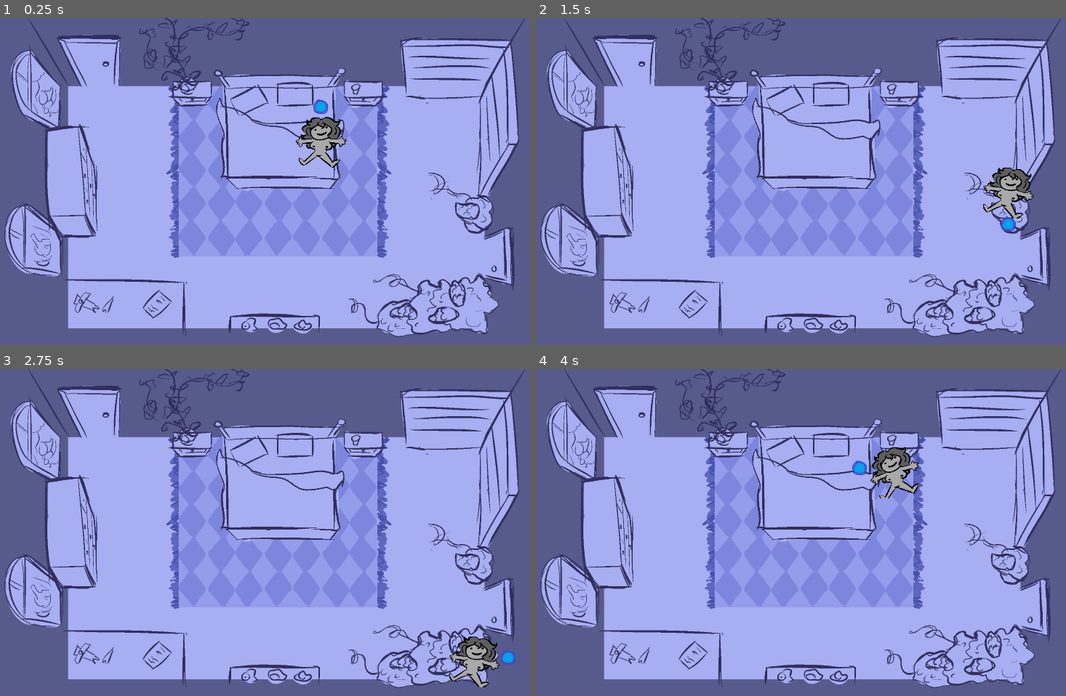
Above: before the commit, frames 1-4 (two rows, left to right).
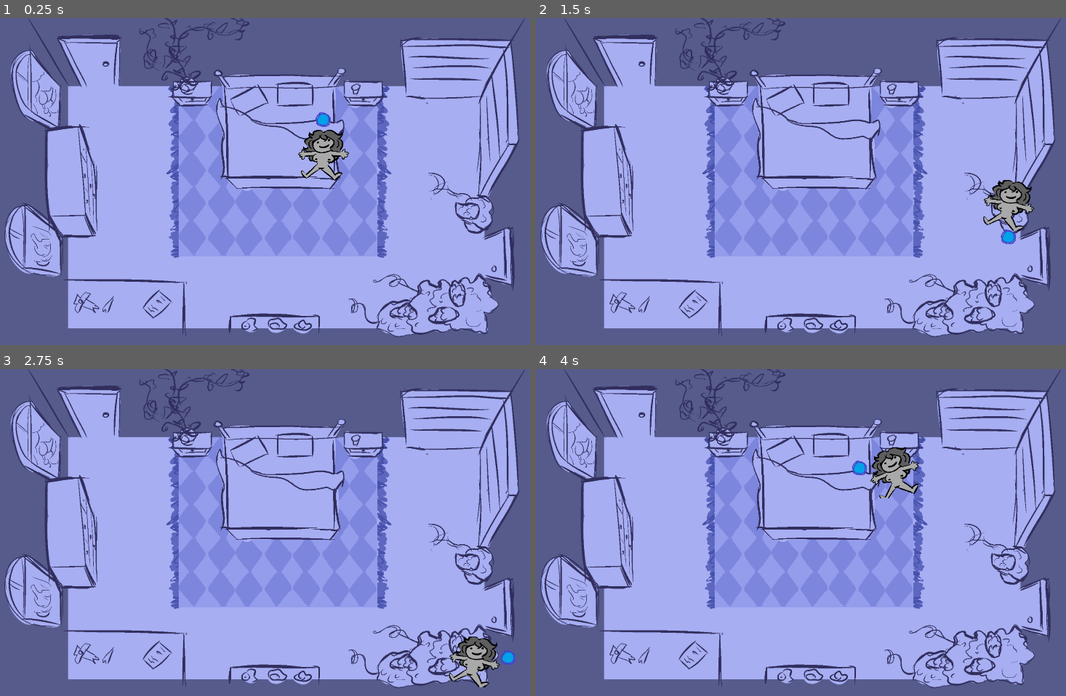
Above: after the commit, the same moments.

Repository: Jigamaree/Witchs-Orders
Game: Godot game, scene res://Scenes/Room_Bedroom.tscn
Two runs of this game, one before a commit and one after it. Both use one fixed random seed, a clock stepped at 60 frames per second and the inputs below.
Inputs:
- Up to frame 1 (0.25 s): no input
- Up to frame 2 (1.5 s): tap Enter (ui_accept) at 0.5, 0.77 s; hold Right (ui_right) 0.53-1.28 s; hold Down (ui_down) from 1.28 s (still down)
- Up to frame 3 (2.75 s): tap Enter (ui_accept) at 1.52 s; release Down (ui_down) at 2.03 s; hold Right (ui_right) from 2.03 s (still down)
- Up to frame 4 (4 s): release Right (ui_right) at 2.78 s; hold Up (ui_up) 2.78-3.53 s; tap Enter (ui_accept) at 3.02, 3.77 s; hold Left (ui_left) from 3.53 s (still down)

The runs differ from the first frame. In frame 1, 1.2% of the frame differs, in the area x 55-66%, y 24-50%; in frame 2, 1.2%, in the area x 84-95%, y 45-70%; in frame 3, less than 0.1%; in frame 4, less than 0.1%.

Commit message:
Checkpointing; gonna re-do bc im going insane lmao

Diff:
--- a/Scenes/Room_Bathroom.tscn
+++ b/Scenes/Room_Bathroom.tscn
@@ -8,17 +8,10 @@
 [sub_resource type="RectangleShape2D" id="RectangleShape2D_j1rt5"]
 size = Vector2(168, 168)
 
-[node name="RoomBathroom" type="Control" unique_id=742149808]
-layout_mode = 3
-anchors_preset = 15
-anchor_right = 1.0
-anchor_bottom = 1.0
-grow_horizontal = 2
-grow_vertical = 2
+[node name="RoomBathroom" type="Node2D" unique_id=940703355]
 script = ExtResource("1_jkohm")
 
 [node name="Background" type="TextureRect" parent="." unique_id=1710820961]
-layout_mode = 0
 offset_right = 1920.0
 offset_bottom = 1080.0
 size_flags_horizontal = 3
--- a/Scenes/Room_Bedroom.tscn
+++ b/Scenes/Room_Bedroom.tscn
@@ -1,6 +1,5 @@
 [gd_scene format=3 uid="uid://828q7e0vina0"]
 
-[ext_resource type="PackedScene" uid="uid://mfyiyjn3xqfg" path="res://Scenes/PlayerCharacter.tscn" id="1_7wu3l"]
 [ext_resource type="Script" uid="uid://cdvrro7n6wp5m" path="res://Scripts/roomScript_bedroom.gd" id="1_axkeq"]
 [ext_resource type="Texture2D" uid="uid://b323e23x8pls5" path="res://Art/Backgrounds/BedroomTest.png" id="1_sec1b"]
 [ext_resource type="Script" uid="uid://ds2chr61mq80b" path="res://Scripts/interactableObject.gd" id="3_anmqx"]
@@ -20,6 +19,7 @@
 grow_horizontal = 2
 grow_vertical = 2
 script = ExtResource("1_axkeq")
+needToSpawnPlayer = true
 
 [node name="Background" type="TextureRect" parent="." unique_id=1710820961]
 layout_mode = 0
@@ -34,9 +34,6 @@
 position = Vector2(-5, -7)
 build_mode = 1
 polygon = PackedVector2Array(226, 136, 218, 1033, 1696, 1046, 1686, 135)
-
-[node name="PlayerCharacter" parent="." unique_id=725370827 instance=ExtResource("1_7wu3l")]
-position = Vector2(1025, 323)
 
 [node name="Collisions" type="Node2D" parent="." unique_id=547089238]
 
@@ -63,3 +60,6 @@
 
 [node name="MarkerFromLounge" type="Marker2D" parent="Markers" unique_id=123556197]
 position = Vector2(1608, 800)
+
+[node name="MarkerStarter" type="Marker2D" parent="Markers" unique_id=1641366938]
+position = Vector2(1033, 365)
--- a/Scripts/GlobalScripts/SceneManager.gd
+++ b/Scripts/GlobalScripts/SceneManager.gd
@@ -2,7 +2,7 @@
 
 class_name Scene_Manager
 
-var previousRoom: GlobalVariables.roomsInHouse
+var previousRoom: GlobalVariables.roomsInHouse = GlobalVariables.roomsInHouse.NULL
 
 var currentScene: Node = null
 
@@ -11,6 +11,12 @@
 
 func _ready() -> void:
 	switch_scenes(GlobalVariables.roomsInHouse.SLEEPYROOM, -1)
+
+func get_current_scene() -> void:
+	currentScene = get_tree().current_scene
+
+func get_previous_room() -> GlobalVariables.roomsInHouse:
+	return previousRoom
 
 func switch_scenes(sceneFrom: GlobalVariables.roomsInHouse, sceneTo: GlobalVariables.roomsInHouse) -> void:
 	previousRoom = sceneFrom
@@ -33,14 +39,4 @@
 	# instantiate and add the new scene
 	currentScene = nextSceneUp.instantiate()
 	get_tree().root.add_child(currentScene)
-
-	# move the player to the correct position
-	var player: CharacterBody2D = currentScene.get_node("PlayerCharacter")
-
-	if currentScene.has_node("Markers/MarkerFromBathroom") and previousRoom == GlobalVariables.roomsInHouse.BATHROOM:
-		print("you came from the bathroom!")
-		var marker: Marker2D = currentScene.get_node("Markers/MarkerFromBathroom")
-		player.global_position = marker.global_position
-
-
-		#GlobalVariables.emit_signal("moveThePlayer", marker_pos)
+	#spawn player
--- a/Scripts/roomScript_bedroom.gd
+++ b/Scripts/roomScript_bedroom.gd
@@ -8,3 +8,20 @@
 
 @onready var bathroomMarker: Marker2D 	= $Markers/BathroomMarker
 @onready var mainHouseMarker: Marker2D 	= $Markers/MainHouseMarker
+@onready var starterMarker: Marker2D 	= $Markers/MarkerStarter
+
+func _ready() -> void:
+	super._ready()
+	spawnPlayer(GlobalVariables.roomsInHouse.NULL)
+	#call super
+	#get previous scene
+
+func spawnPlayer(sceneFrom: GlobalVariables.roomsInHouse) -> void:
+	if sceneFrom == GlobalVariables.roomsInHouse.BATHROOM:
+		pass
+	elif sceneFrom == GlobalVariables.roomsInHouse.LIVING_ROOM:
+		pass
+	elif sceneFrom == GlobalVariables.roomsInHouse.NULL:
+		var player = playerCharacterScene.instantiate()
+		add_child(player)
+		player.global_position = starterMarker.global_position
--- a/Scripts/roomScript_default.gd
+++ b/Scripts/roomScript_default.gd
@@ -2,11 +2,17 @@
 
 class_name defaultRoomScript
 
-
+@export var needToSpawnPlayer: bool
+@export var playerCharacterScene: PackedScene	= preload("res://Scenes/PlayerCharacter.tscn")
 
 func _ready() -> void:
 	GlobalVariables.changingScene.connect(_on_changing_scenes)
+	# connect to changing scenes
 
 func _on_changing_scenes(sceneFrom: GlobalVariables.roomsInHouse, sceneTo: GlobalVariables.roomsInHouse) -> void:
-	#print("Going from: " + GlobalVariables.roomToString(sceneFrom) + " to " + GlobalVariables.roomToString(sceneTo))
-	var x = 1
+	print("Going from: " + GlobalVariables.roomToString(sceneFrom) + " to " + GlobalVariables.roomToString(sceneTo))
+	if needToSpawnPlayer:
+		spawnPlayer(sceneFrom)
+
+func spawnPlayer(sceneFrom: GlobalVariables.roomsInHouse) -> void:
+	pass
